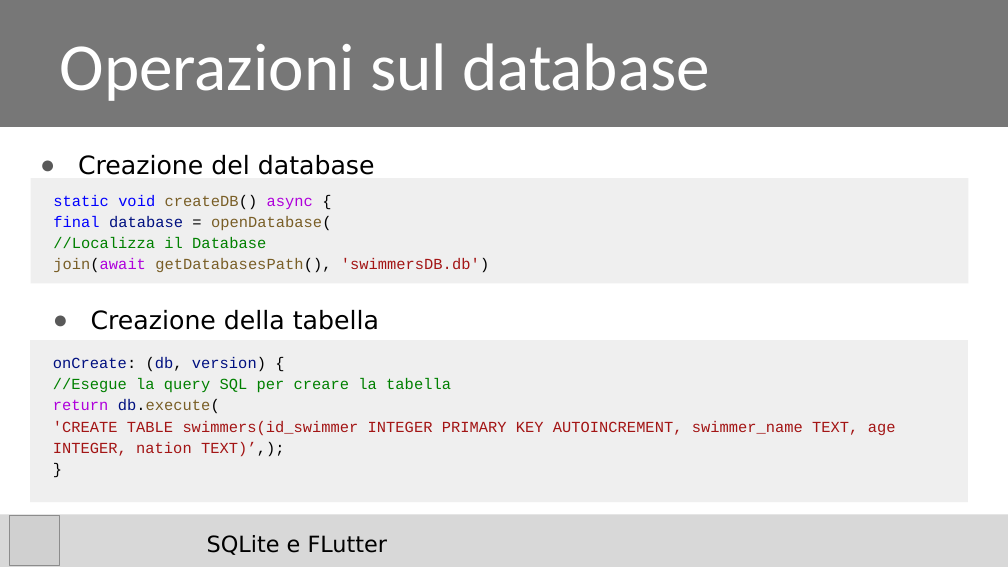
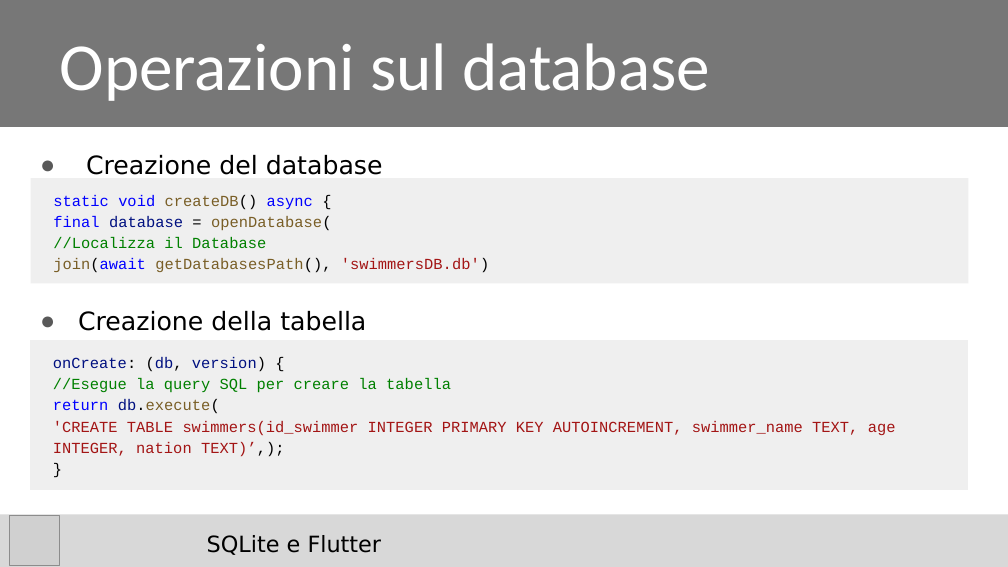
Before and after one commit to riccardosantarossa/SQLit_e_Flutter, a slide deck: slide 8 of Santarossa_Slides.pptx (slide 6 before the commit). Drawn at 1008x567 pixels with LibreOffice and Linux fonts; fonts in the diff are those of the drawing; grey boxes stand for pictures; background and template pictures are left out. Boxes give left, top, right and bottom in pixels: in the first picture for what was removed or moved away, otherwise in the second. Text is boxed around its words. In the diff, an @@ line names an element or a change of style, - is before the commit and + after.

```diff
--- a/Santarossa_Slides.pptx
+++ b/Santarossa_Slides.pptx
@@ text "Creazione del database": place and size @@
-text "Creazione del database" at (78, 155, 375, 175)
+text "Creazione del database" at (86, 155, 383, 175)
@@ text at (53, 195, 489, 273): text colour #AF00DB to #0000FF in "async", "join(await" @@
@@ text "Creazione della tabella": place and size @@
-text "Creazione della tabella" at (91, 310, 379, 330)
+text "Creazione della tabella" at (78, 311, 366, 331)
@@ rectangle "onCreate: (db, version) { //Esegue ...": place and size @@
-rectangle "onCreate: (db, version) { //Esegue ..." at (30, 340, 968, 502)
+rectangle "onCreate: (db, version) { //Esegue ..." at (30, 340, 968, 490)
@@ text in rectangle at (53, 399, 220, 414): text colour #AF00DB to #0000FF in "return" @@
@@ text at (207, 535, 382, 555): text changed @@
-SQLite e FLutter
+SQLite e Flutter
```
Also in this commit, not shown: 2 other slides changed, 5 slides added.
